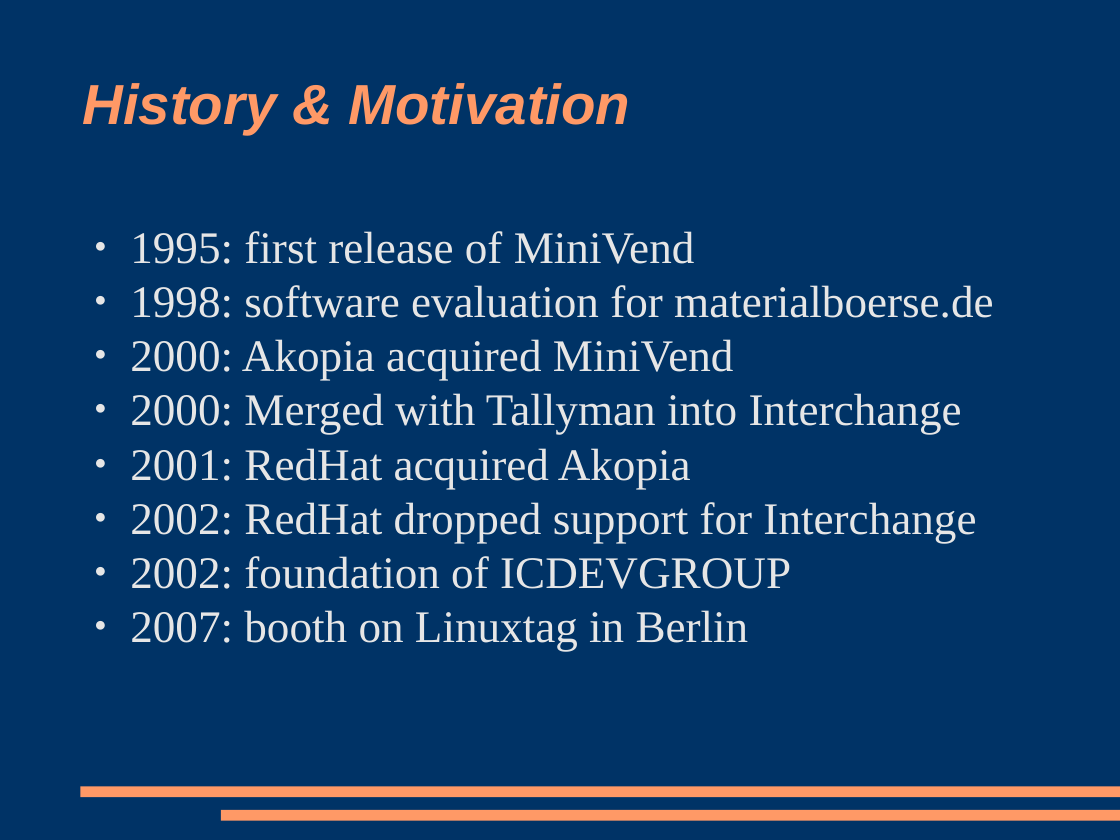
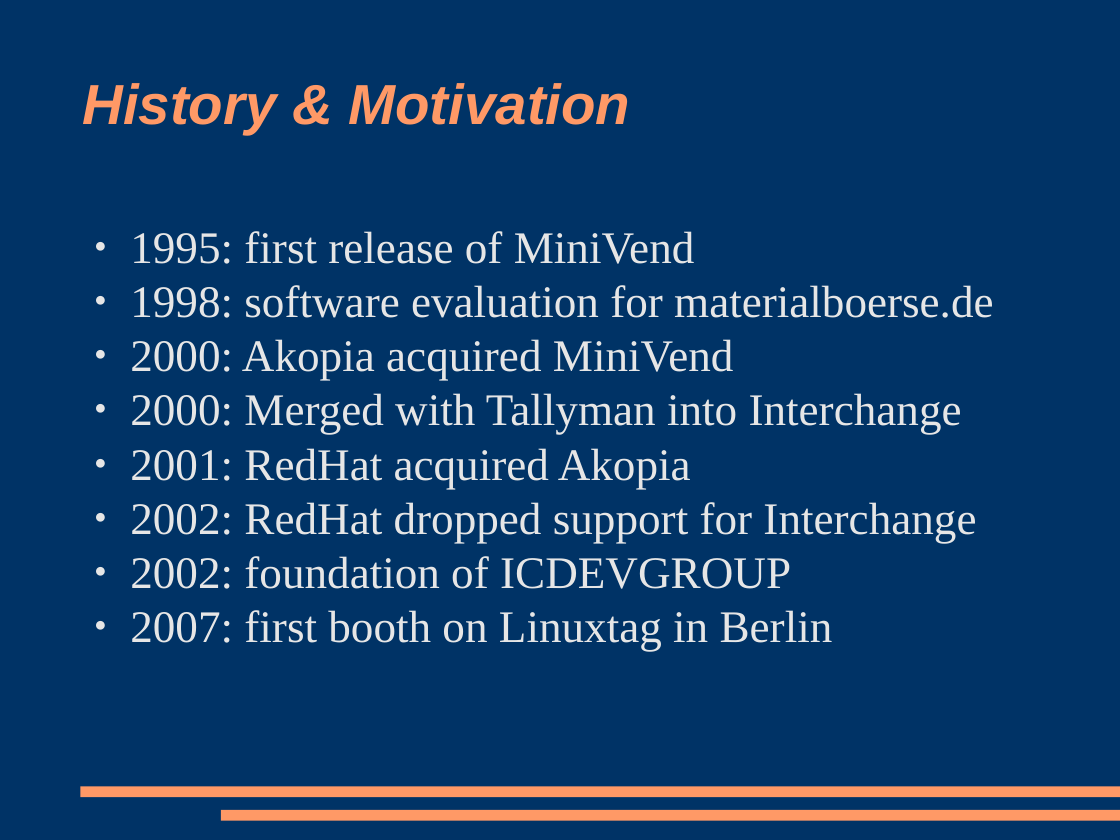
Before and after one commit to racke/Presentations, a slide deck: slide 2 of cebit2009/interchange.odp. Drawn at 1120x840 pixels with LibreOffice and Linux fonts; fonts in the diff are those of the drawing. Boxes give left, top, right and bottom in pixels: in the first picture for what was removed or moved away, otherwise in the second. Text is boxed around its words. In the diff, an @@ line names an element or a change of style, - is before the commit and + after.

```diff
--- a/cebit2009/interchange.odp
+++ b/cebit2009/interchange.odp
@@ text at [130, 610, 833, 651]: text changed @@
-● 2007: booth on Linuxtag in Berlin
+● 2007: first booth on Linuxtag in Berlin
```
Also in this commit, not shown: 8 other slides changed, 4 slides added, 3 slides removed, 2 other files.
